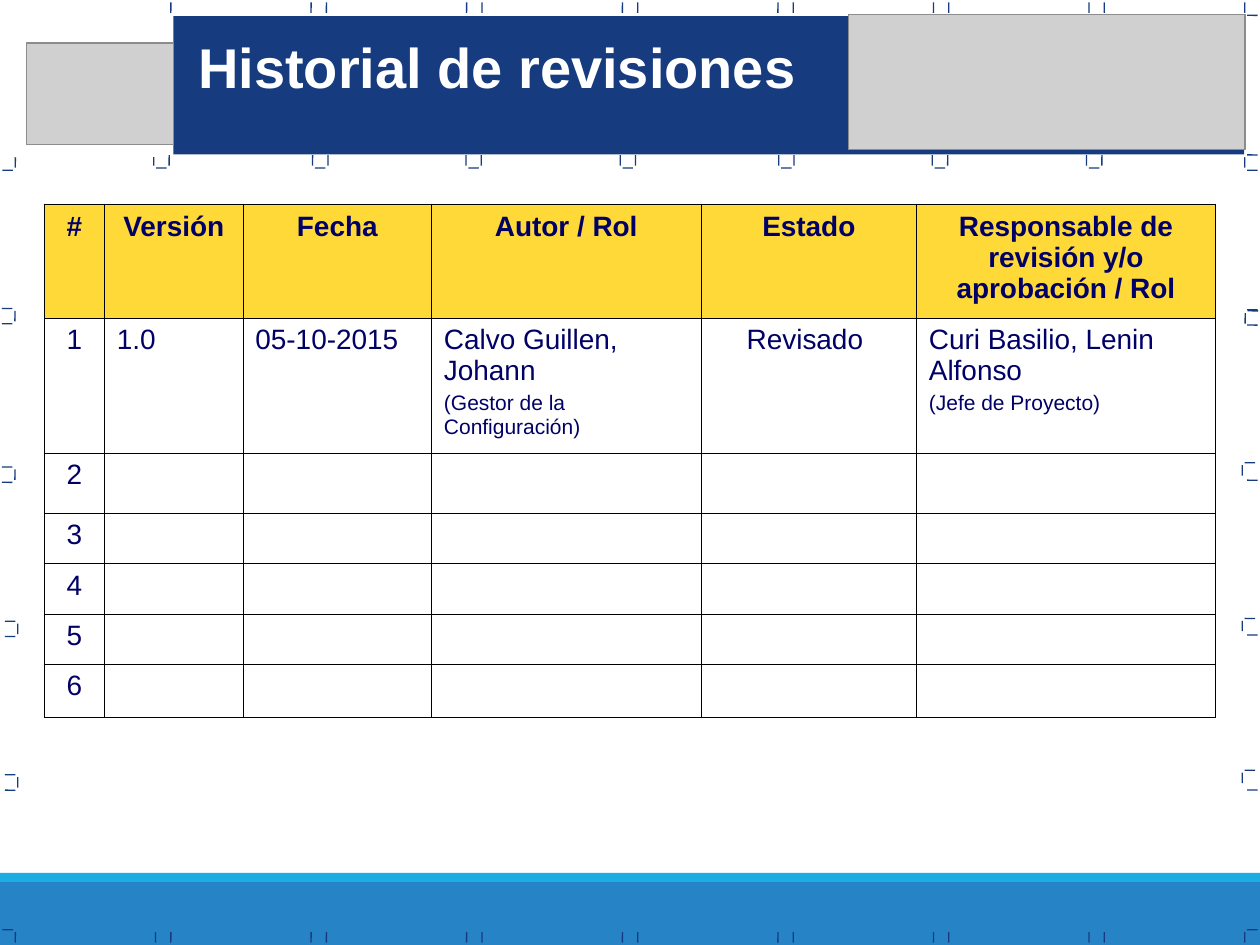
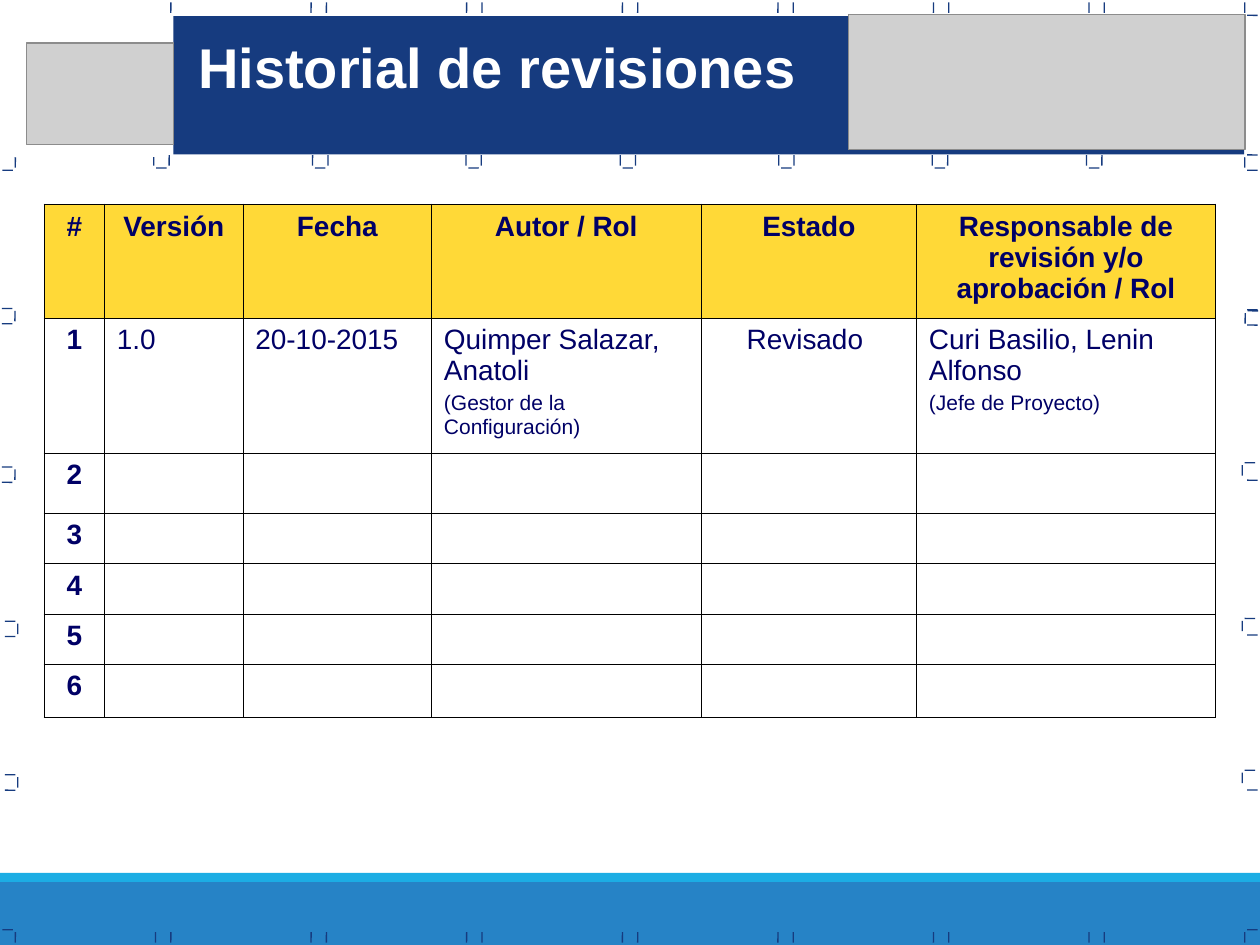
Before and after one commit to Proyecto-TopBody/TopBodySystem, a slide deck: slide 21 of Area de Proceso REQM/PGREQM_0.1_2015_Proceso Gestion Requerimientos.ppt (slide 22 before the commit). Drawn at 1260x945 pixels with LibreOffice and Linux fonts; fonts in the diff are those of the drawing; grey boxes stand for pictures. Boxes give left, top, right and bottom in pixels: in the first picture for what was removed or moved away, otherwise in the second. Text is boxed around its words. In the diff, an @@ line names an element or a change of style, - is before the commit and + after.

```diff
--- a/Area de Proceso REQM/PGREQM_0.1_2015_Proceso Gestion Requerimientos.ppt
+++ b/Area de Proceso REQM/PGREQM_0.1_2015_Proceso Gestion Requerimientos.ppt
@@ table at bbox=[44, 204, 1216, 711] @@
-row 2, column 3: 05-10-2015
+row 2, column 3: 20-10-2015
-row 2, column 4: Calvo Guillen, Johann / (Gestor de la Configuración)
+row 2, column 4: Quimper Salazar, Anatoli / (Gestor de la Configuración)
@@ bold on in "1", "2", "3", "4" and 2 more places @@
```
Also in this commit, not shown: 10 other slides changed, 1 slide removed, 13 other files.
